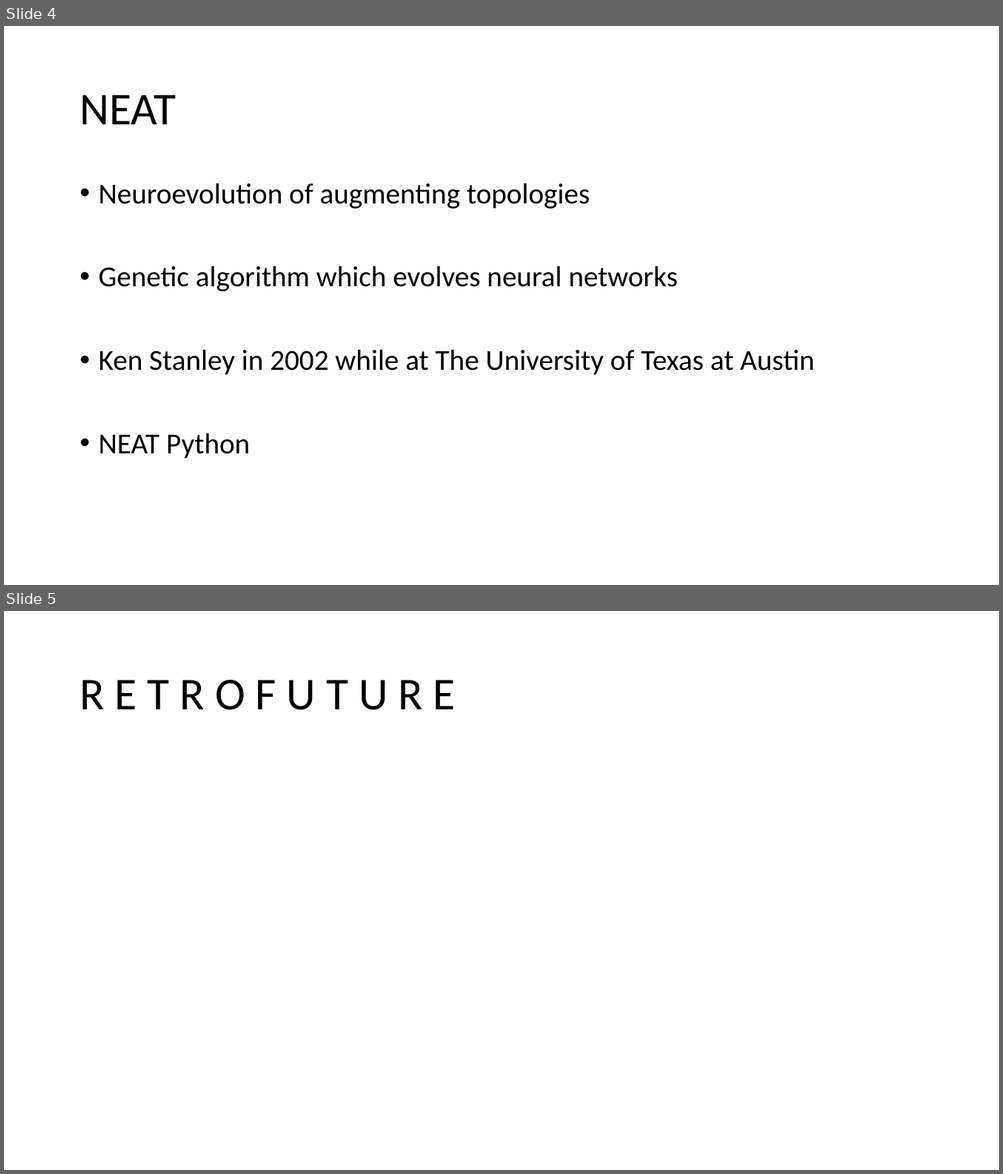
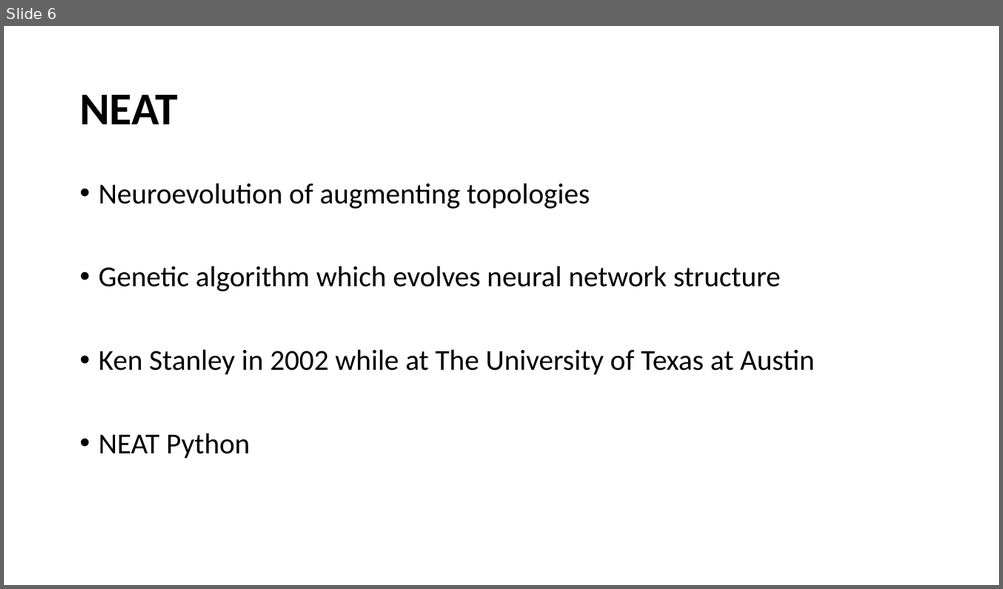
Before and after one commit to jmcmeen/novus-retro, a slide deck: presentation/Evolving Neural Networks for Retro Video Games.pptx. Shown one above the other, each under a label of ours: slides 4 and 5 before the commit, slide 6 after it. The pictures are 1003x1174 and 1003x589 pixels, drawn with LibreOffice and Linux fonts; fonts in the diff are those of the drawing; background and template pictures are left out. Boxes give left, top, right and bottom in pixels: in the first picture for what was removed or moved away, otherwise in the second. Text is boxed around its words. In the diff, an @@ line names an element or a change of style, - is before the commit and + after.

```diff
--- a/presentation/Evolving Neural Networks for Retro Video Games.pptx
+++ b/presentation/Evolving Neural Networks for Retro Video Games.pptx
@@ slide 5 removed at (4,611,999,1170), background #FFFFFF @@
@@ title removed at (79,680,455,710) @@
-R E T R O F U T U R E
@@ what was slide 4 is now slide 6 @@
@@ slide 6 changed as well @@
@@ title "NEAT" at (79,95,178,124): bold on @@
@@ text at (99,266,780,292): text changed @@
-• Genetic algorithm which evolves neural networks
+• Genetic algorithm which evolves neural network structure
```
Also in this commit, not shown: 7 other slides changed, 2 slides added, 1 other slide removed, 2 other files.
